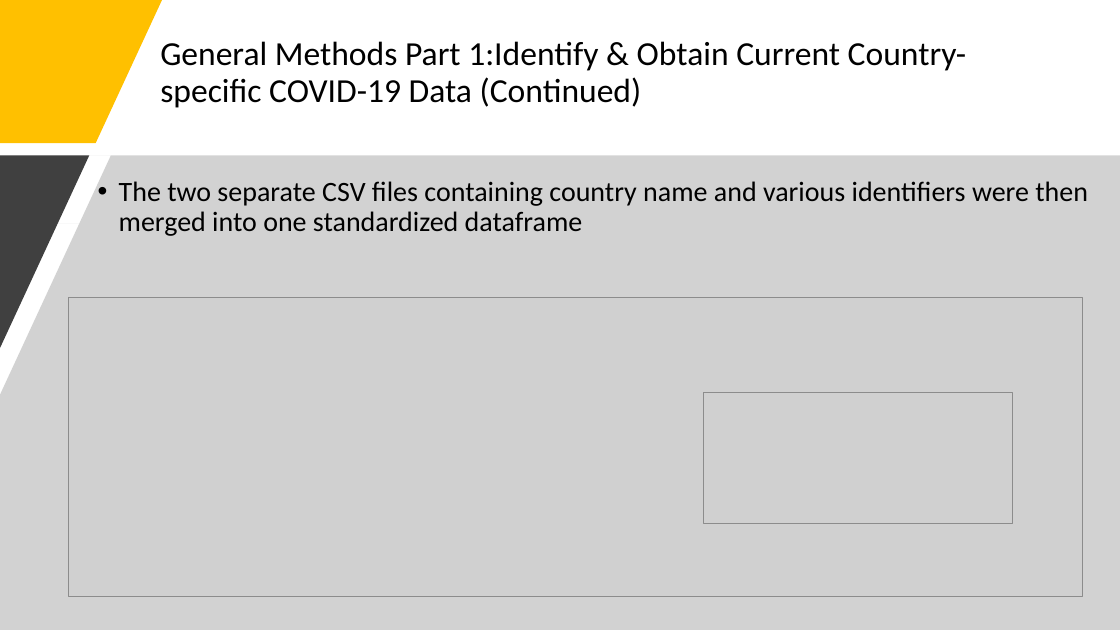
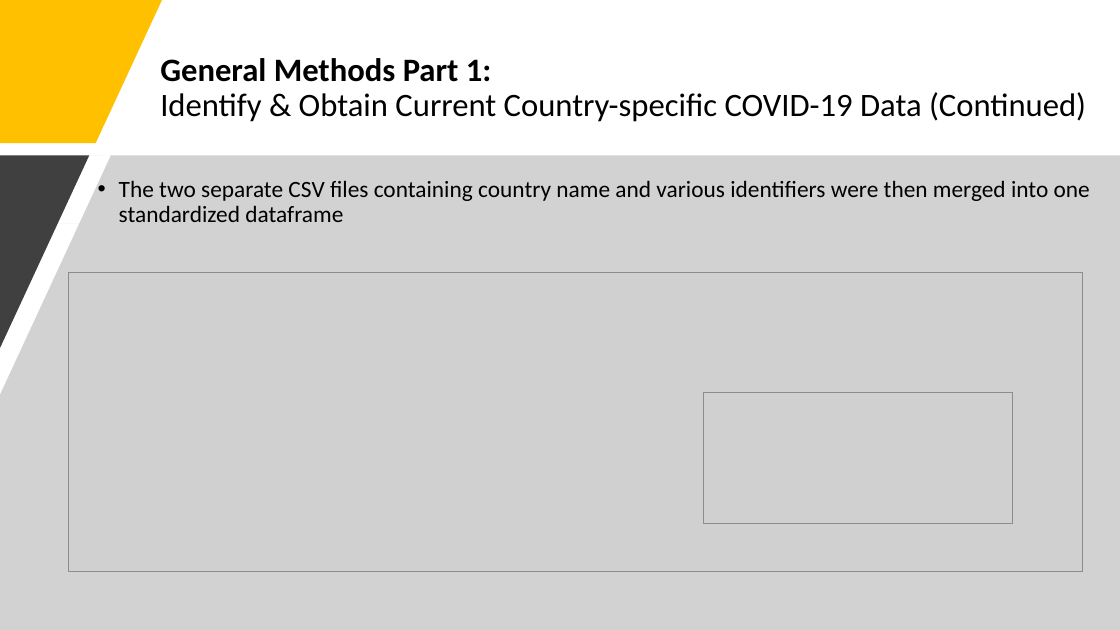
Before and after one commit to mirahmed07/project_covid_global, a slide deck: slide 8 of COVID-19_Presentation_DRAFT.pptx (slide 7 before the commit). Drawn at 1120x630 pixels with LibreOffice and Linux fonts; fonts in the diff are those of the drawing; grey boxes stand for pictures. Boxes give left, top, right and bottom in pixels: in the first picture for what was removed or moved away, otherwise in the second. Text is boxed around its words. In the diff, an @@ line names an element or a change of style, - is before the commit and + after.

```diff
--- a/COVID-19_Presentation_DRAFT.pptx
+++ b/COVID-19_Presentation_DRAFT.pptx
@@ text at [160,58,1086,122]: text changed; size 28.8 to 28 pt @@
-General Methods Part 1:Identify & Obtain Current Country-specific COVID-19 Data (Continued)
+General Methods Part 1:
+Identify & Obtain Current Country-specific COVID-19 Data (Continued)
@@ text "The two separate CSV files ..." at [119,180,1090,222]: size 24 to 20 pt @@
@@ picture: place and size @@
-picture at [69,297,1083,597]
+picture at [69,272,1083,571]
```
Also in this commit, not shown: 6 other slides changed, 6 slides added.
